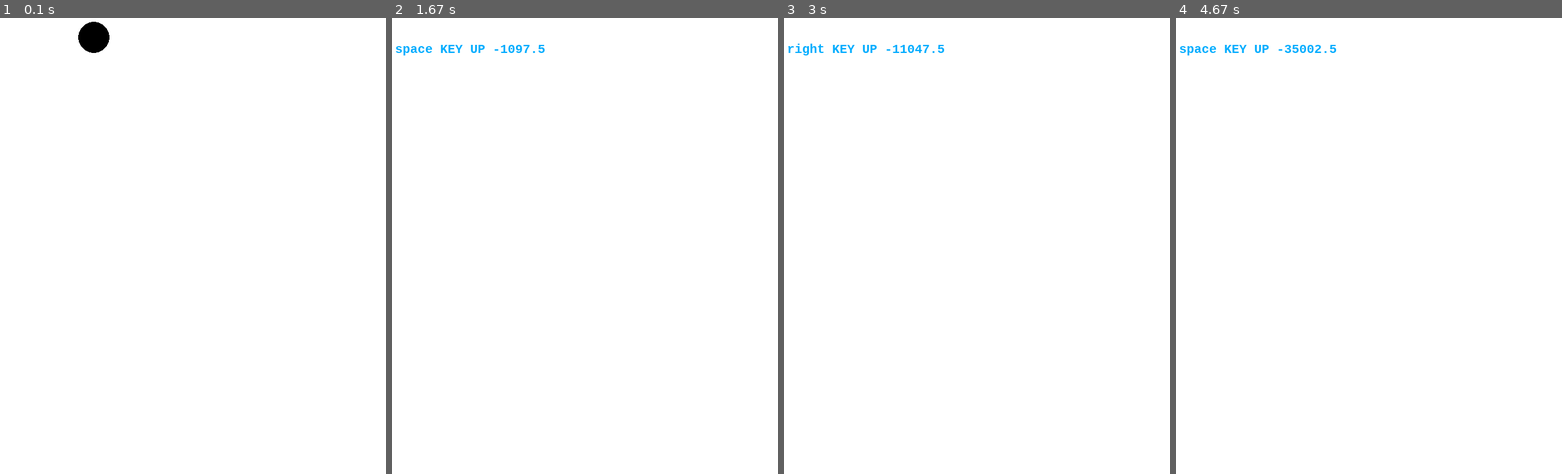
Above: before the commit, frames 1-4 (left to right).
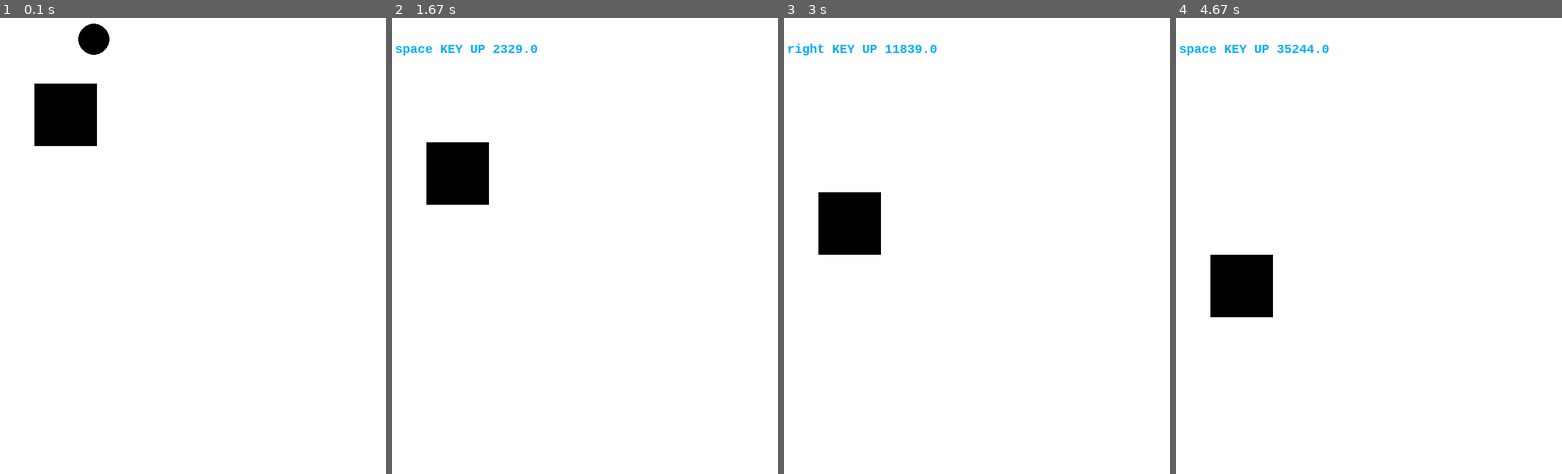
Above: after the commit, the same moments.

Repository: bedrock17/soaf_pygame
Game: pygame game, started from Main.py
Two runs of this game, one before a commit and one after it. Both use one fixed random seed, a clock stepped at 60 frames per second and the inputs below.
Inputs:
- Up to frame 1 (0.1 s): no input
- Up to frame 2 (1.67 s): hold Right 0.33-0.8 s; hold Right 0.83-1.3 s; tap Space at 0.9, 1.2, 1.4 s; hold Left from 1.33 s (still down)
- Up to frame 3 (3 s): tap Space at 1.7, 1.97, 2.27, 2.4, 2.7 s; release Left at 1.87 s; hold Left 1.9-2.3 s; hold Right 2.33-2.97 s
- Up to frame 4 (4.67 s): hold Left 3-3.47 s; tap Space at 3.07, 3.37, 3.57, 3.87, 4.07, 4.37, 4.57 s; hold Right 3.5-3.97 s; hold Right 4-4.47 s; hold Left from 4.5 s (still down)

The runs differ from the first frame. In frame 1, 2.3% of the frame differs, in the area x 8-29%, y 0-29%; in frame 2, 2.3%; in frame 3, 2.4%; in frame 4, 2.4%, in the area x 8-42%, y 5-66%.

Commit message:
충돌처리 개

Diff:
--- a/Ball.py
+++ b/Ball.py
@@ -1,4 +1,5 @@
 __author__ = 'sh'
+
 
 def abs(N):
     return N if N>=0 else -N
@@ -29,13 +30,6 @@
     def bounce(self,yspeed):
         self.yspeed=yspeed
 
-    #움직임 수정
-    def update(self):
-        if self.allowphysics:
-            self.physics()
-        self.y+=self.yspeed
-        self.x+=self.xspeed
-
     def setStatus(self,newx=False,newy=False,newxspeed=False,newyspeed=False):
         if(not isinstance(newx,bool)):
             self.x=newx
@@ -45,3 +39,41 @@
             self.xspeed=newxspeed
         if(not isinstance(newyspeed,bool)):
             self.yspeed=newyspeed
+
+    def betweenCheck(self,target):
+        R = False
+        L = False
+        U = False
+        D = False
+
+        if(target.x<=self.x and self.x <= target.x+target.length):
+            L=True
+        elif(target.x<=self.x+self.radius and self.x+self.radius <= target.x+target.length):
+            R=True
+        if(target.y<=self.y and self.y <= target.y+target.length):
+            U=True
+        elif(target.y<=self.y+self.radius and self.y+self.radius <= target.y+target.length):
+            D=True
+
+        if R and (U or D):
+            if self.xspeed>=0:
+                self.xspeed*=-1
+        if L and (U or D):
+            if self.xspeed<=0:
+                self.xspeed*=-1
+        if U and (R or L):
+            if self.yspeed<=0:
+                self.yspeed*=-1
+        if D and (R or L):
+            if self.yspeed>=0:
+                self.yspeed*=-1
+
+
+
+
+    #움직임 수정
+    def update(self):
+        if self.allowphysics:
+            self.physics()
+        self.y+=self.yspeed
+        self.x+=self.xspeed
--- a/GameInfo.py
+++ b/GameInfo.py
@@ -1,5 +1,11 @@
 __author__ = 'sh'
+
 displayWidth=800
 displayHeight=800
 framePerSecond=60
+
+NOTCRASH=0
+XCRASH=1
+YCRASH=2
+
 Run = True
--- a/Main.py
+++ b/Main.py
@@ -5,6 +5,13 @@
 import time
 import GameInfo
 import Ball
+import Rectangle
+
+def drawBall(ball):
+    pygame.draw.ellipse(screen,(0,0,0),pygame.Rect([ball.x,ball.y],(ball.radius,ball.radius)))
+def drawRect(rect):
+    pygame.draw.rect(screen,(0,0,0), [rect.x, rect.y, rect.length, rect.length])
+
 
 pygame.init()
 
@@ -14,8 +21,13 @@
 
 key = 0
 text =" "
+count=GameInfo.displayHeight
+max=0
 
 ball = Ball.Ball(170,0)
+rects = list()
+
+rects.append(Rectangle.Rectangle(100,100,100,1))
 
 while GameInfo.Run:
 
@@ -51,21 +63,37 @@
         ball.setStatus(newxspeed=ball.xspeed*-0.9)
         ball.setStatus(newx=GameInfo.displayWidth-ball.radius)
 
+
+
+    for rect in rects:
+        ball.betweenCheck(rect)
+        rect.update()
+        if GameInfo.displayHeight <= rect.y:
+            rects.remove(rect)
+    ball.update()
+    count+=1
+    if max<=count-ball.y:
+        max = count-ball.y
+
+
     #DRAW
     screen.fill((255,255,255))
 
-    pygame.draw.ellipse(screen,(0,0,0),pygame.Rect([ball.x,ball.y],(ball.radius,ball.radius)))
+    drawBall(ball)
 
-    ball.update()
+    for rect in rects:
+        drawRect(rect)
+
+
+
 
     if key :
         sf = pygame.font.SysFont("Monospace",20,bold=True)
-        textStr = pygame.key.name(key)+" "+keyStatus+" "+str(ball.y)
+        textStr = pygame.key.name(key)+" "+keyStatus+" "+str(max)
         text = sf.render(textStr,True,(0,172,255))
         screen.blit(text,(50,40))
 
     pygame.display.flip()
-    clock.tick(60)
-
+    clock.tick(GameInfo.framePerSecond)
 
 pygame.QUIT()
--- /dev/null
+++ b/Pos.py
@@ -0,0 +1,7 @@
+__author__ = 'sh'
+
+class pos:
+    x=0
+    y=0
+    width=0
+    height=0
--- /dev/null
+++ b/Rectangle.py
@@ -0,0 +1,29 @@
+__author__ = 'sh'
+
+import GameInfo
+
+
+
+
+class Rectangle:
+    x=0
+    y=0
+    length=0
+    speed=0
+    def __init__(self,xpos,ypos,length,speed):
+        self.x=xpos
+        self.y=ypos
+        self.length=length
+        self.speed=speed
+
+
+    def setStatus(self,newxpos=False,newypos=False,newspeed=False):
+        if(not isinstance(newxpos,bool)):
+            self.x=newxpos
+        if(not isinstance(newypos,bool)):
+            self.y=newypos
+        if(not isinstance(newspeed,bool)):
+            self.speed=newspeed
+
+    def update(self):
+        self.y+=self.speed
